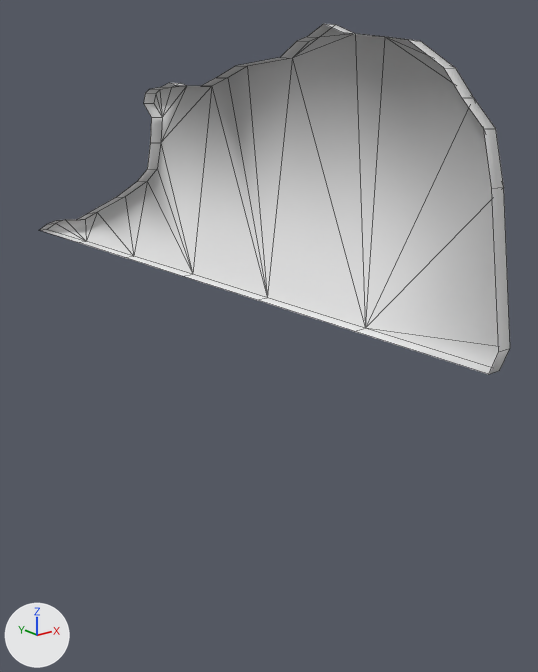
The FBX model SparkleLeaf/Assets/Art/Models/ground5.fbx as it was, and as the next commit left it.
Rendered twice from a 50 mm lens placed at (-0.0388, -0.0553, 0.016), pointed at (0.0043, -0.0015, -0.0055). The lights are fixed; the arrows at lower left show +X, +Y and +Z. Mesh edges are drawn as thin lines. Materials are left out; every surface is plain grey. Where no turn or scale is listed for an object, it has been applied to the vertices. Vertices at the same position are counted once.

The older version as bpy lines, for what is in view:
```python
me_ground_05 = bpy.data.meshes.new('ground_05')
me_ground_05.from_pydata(...)  # 74 vertices, 72 faces; spans x -0.0012..0.0, y -0.0305..0.0403, z 0.0..0.0212
# faces by material slot: [37, 35]
me_ground_05.materials.append(mat_ground2_none__untitled1__cardborder_tga)
me_ground_05.materials.append(mat_ground2_none__untitled_002__untitled_002)
ob_ground_05 = bpy.data.objects.new('ground_05', me_ground_05)
ob_ground_05.location = (0.0, 0.0, 0.0)
```
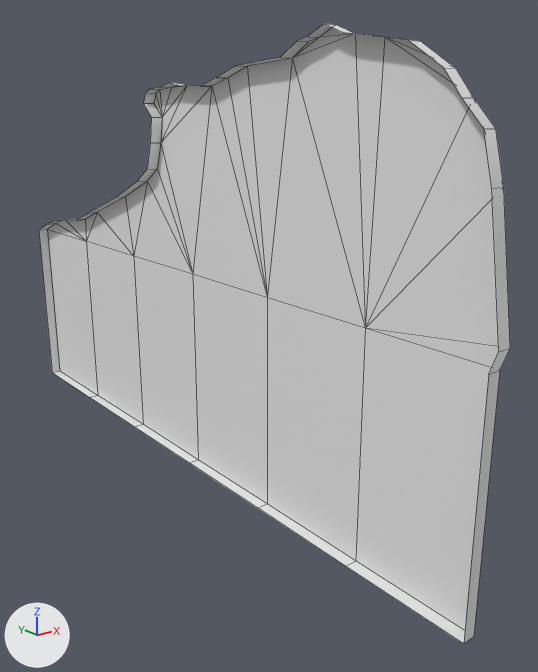
Changed parts and their boxes [x1, y1, x2, y2] in the pictures (538 x 672 px):
'ground_05', reshaped (77% taller): before [40, 24, 510, 374]; after [39, 24, 510, 644]
part 1 of me_ground_05, built on: before [41, 229, 491, 374]; after [39, 229, 500, 644]

Edits to the bpy script that builds the scene:
```text
Change me_ground_05:
    used by ob_ground_05; location = (0.0, 0.0, 0.0)
    remove me_ground_05.from_pydata(...)  # 74 vertices, 72 faces; spans x -0.0012..0.0, y -0.0305..0.0403, z 0.0..0.0212
    add me_ground_05.from_pydata(...)  # 83 vertices, 80 faces; spans x -0.0012..0.0, y -0.0305..0.0403, z -0.02..0.0212
    me_ground_05 part 1
    5 vertices are removed from x -0.0012, y -0.0183..0.0286, z 0.0
    6 faces are deleted
    9 new vertices lie (0.0, 0.0, -0.02) away from vertices in x -0.0012..0.0, y -0.03..0.0403, z 0.0
    5 new vertices lie (-0.0012, 0.0, 0.0) away from vertices in x 0.0, y -0.0183..0.0286, z -0.02
    14 new faces join them
    me_ground_05 part 2: the surface is now shaded flat
```
